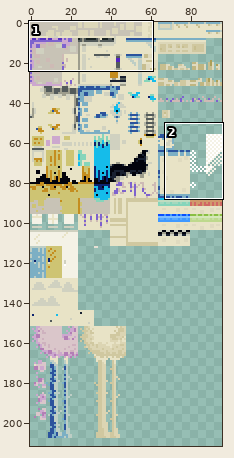
Two states of a sprite sheet, assets/the_light_side.png. Above, an overview of the earlier version with the close-up marked.
Close-up. As it was:
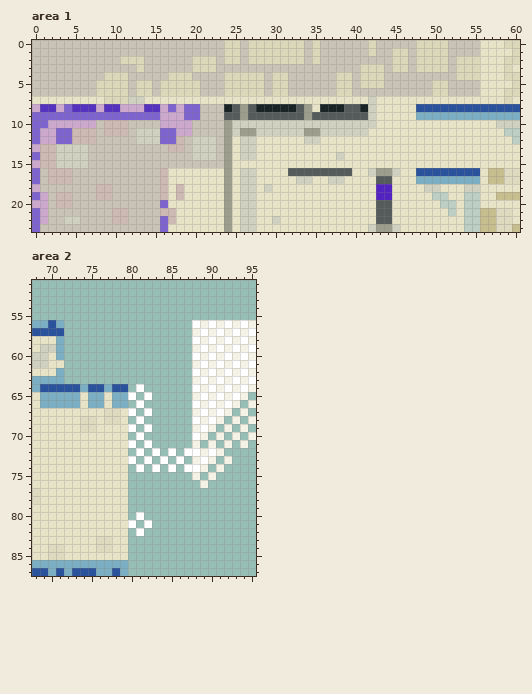
The file is 96x256 pixels. Colours within 5 levels of each other are drawn and written as one. Shown: area 1: x 0..60, y 0..23; area 2: x 68..95, y 51..87. The wide view leaves out empty margins. The commit also changed other parts of the picture, which this record leaves out.
Once edited:
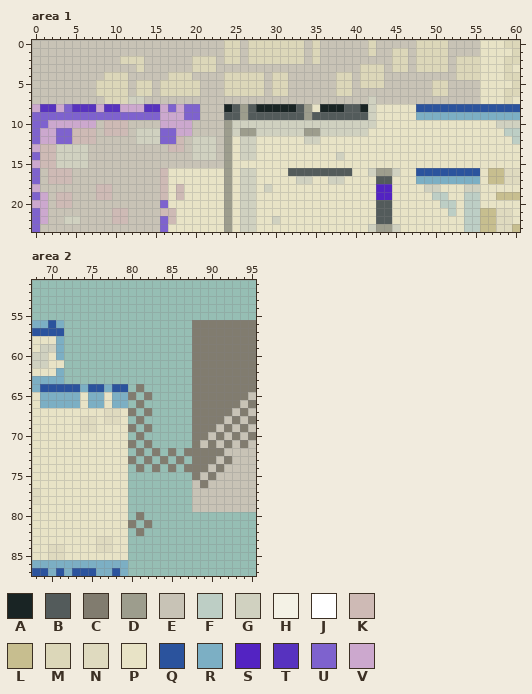
Palette (. is transparent): A #192424  B #535b5b  C #817c6f  D #9d9d8d  E #c8c3b6  F #bdcec5  G #d0d1c0  H #f4f2e6  J #ffffff  K #cebab5  L #c7be8f  M #dcd7b9  N #dfdabf  P #e8e3c6  Q #2b539d  R #7cafc4  S #5323c2  T #5732bf  U #7e62ce  V #cca8ce
The exact change:
Changed rows in their new state; - is an unchanged pixel.
Area 1:
first column x 0:
 7 EEEEEEEEE-----EEEEEEEEEEEEEEEEEEEEEEEEEEEE-EEEEEEEEEEEEE
Area 2:
first column x 80:
56 --------CCCCCCCC
57 --------CCCCCCCC
58 --------CCCCCCCC
59 --------CCCCCCCC
60 --------CCCCCCCC
61 --------CCCCCCCC
62 --------CCCCCCCC
63 --------CCCCCCCC
64 -C------CCCCCCCC
65 C-C-----CCCCCCCE
66 -C------CCCCCCEC
67 C-C-----CCCCCECE
68 -C------CCCCECEC
69 C-C-----CCCECECE
70 -C------CCECECEC
71 C-C-----CECECECE
72 -C-C-C-CCCCCEEEE
73 C-C-C-C-CCCECEEE
74 -C-C-C-CCCECEEEE
75 --------CECEEEEE
76 --------ECEEEEEE
77 --------EEEEEEEE
78 --------EEEEEEEE
79 --------EEEEEEEE
80 -C--------------
81 C-C-------------
82 -C--------------
Boxes around the changes in both close-ups, in picture pixels (x1, y1, x2, y2):
changed: (32, 96, 104, 104)
changed: (144, 96, 480, 104)
changed: (128, 320, 256, 512)
changed: (128, 512, 152, 536)
